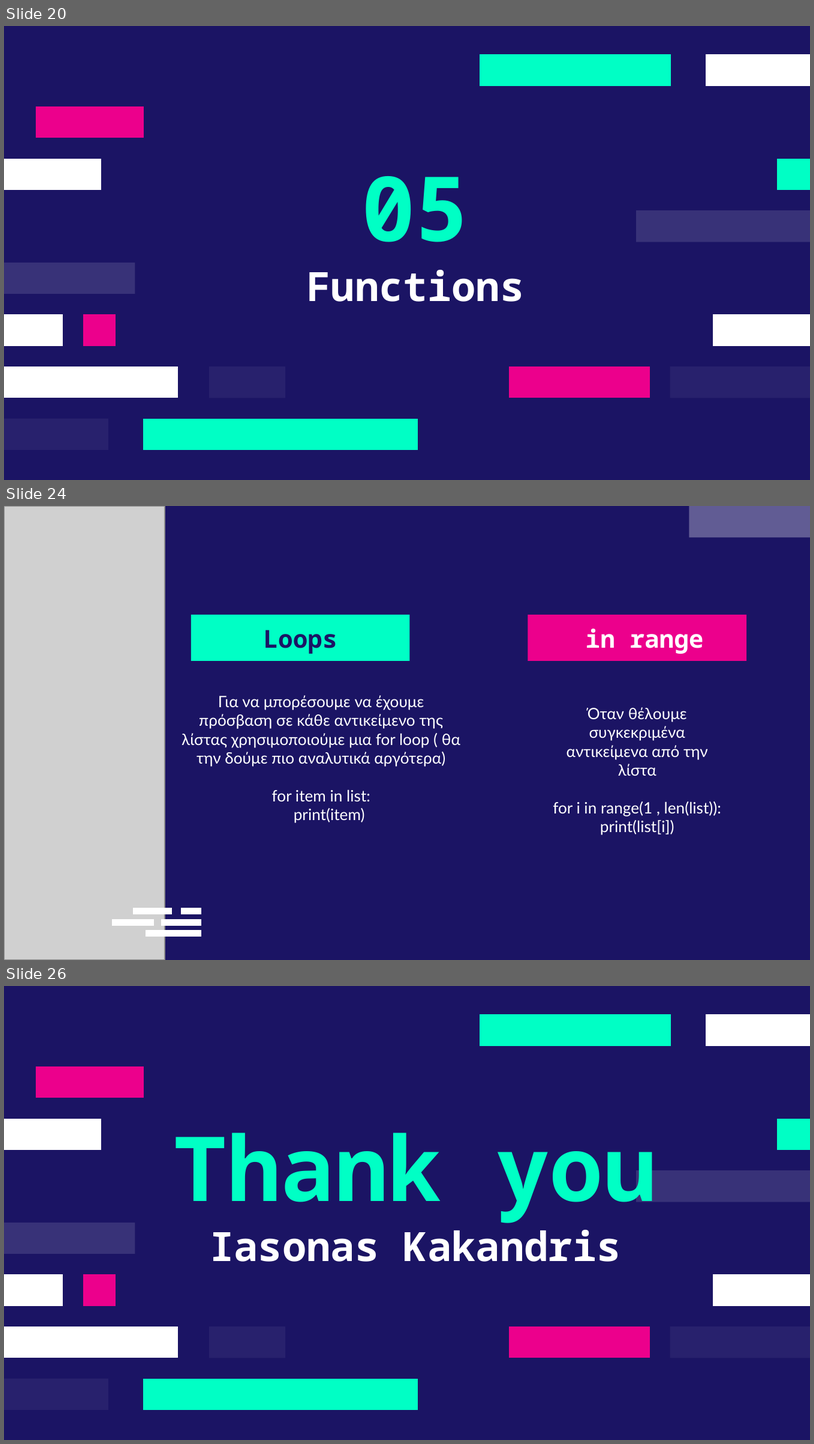
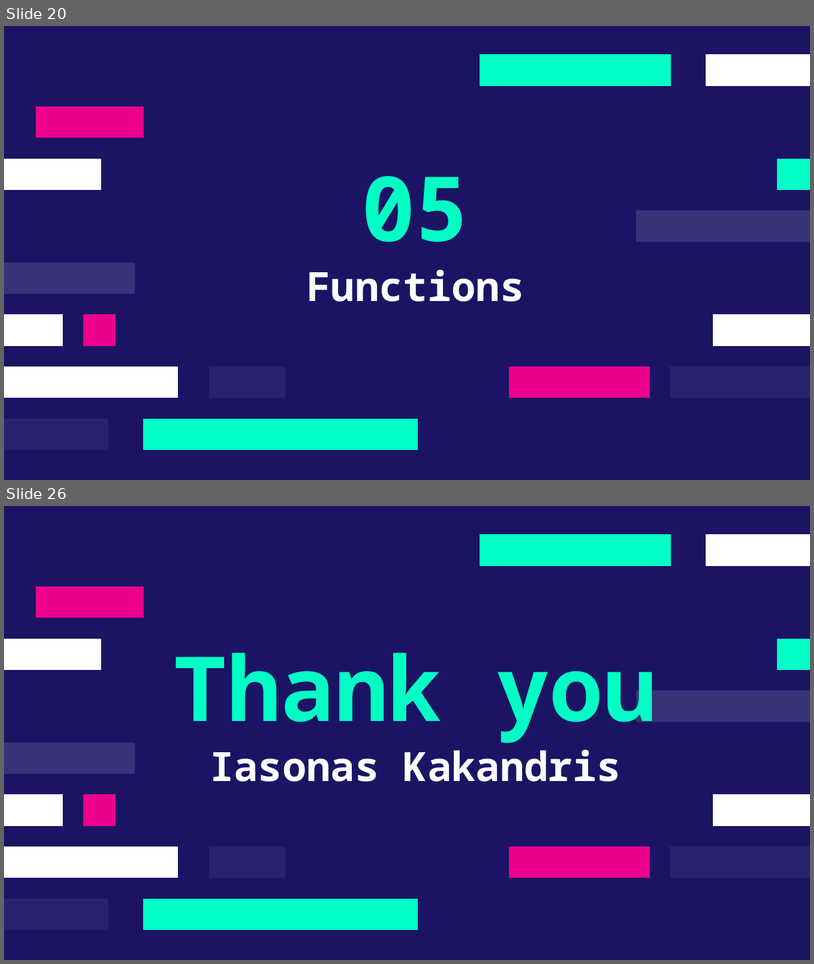
Before and after one commit to deepblue597/python_tutorial, a slide deck: lesson 2/Lesson 2 Python.pptx. Shown one above the other, each under a label of ours: slides 20, 24 and 26 before the commit, slides 20 and 26 after it; the slides between them are not shown. The pictures are 814x1444 and 814x964 pixels, drawn with LibreOffice and Linux fonts; fonts in the diff are those of the drawing; grey boxes stand for pictures. Boxes give left, top, right and bottom in pixels: in the first picture for what was removed or moved away, otherwise in the second. Text is boxed around its words. In the diff, an @@ line names an element or a change of style, - is before the commit and + after.

```diff
--- a/lesson 2/Lesson 2 Python.pptx
+++ b/lesson 2/Lesson 2 Python.pptx
@@ slide 24 removed at (4, 506, 810, 960), background #1B1464 @@
@@ picture removed at (4, 506, 164, 959) @@
@@ freeform shape removed at (689, 506, 810, 537) @@
@@ title removed at (191, 615, 410, 661) @@
-Loops
@@ title removed at (528, 615, 747, 661) @@
-in range
@@ subtitle removed at (182, 695, 461, 823) @@
-Για να μπορέσουμε να έχουμε πρόσβαση σε κάθε αντικείμενο της λίστας χρησιμοποιούμε μια for loop ( θα την δούμε πιο αναλυτικά αργότερα)
-for item in list:
-print(item)
@@ subtitle removed at (553, 707, 722, 835) @@
-Όταν θέλουμε συγκεκριμένα αντικείμενα από την λίστα
-for i in range(1 , len(list)):
-print(list[i])
@@ group removed at (112, 907, 201, 936): 5 freeform shapes @@
```
Also in this commit, not shown: 4 slides changed, 5 slides added, 4 other slides removed.
